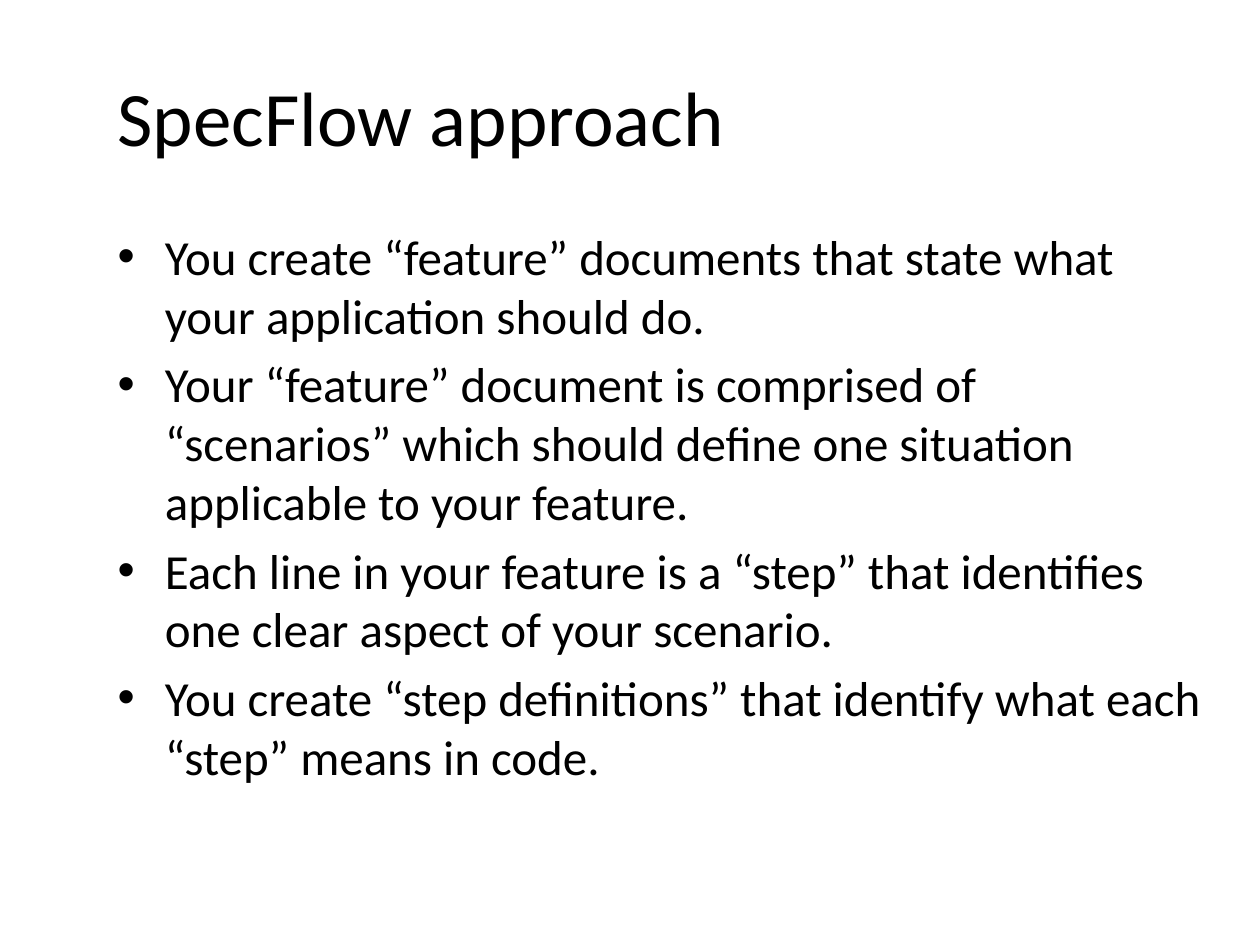
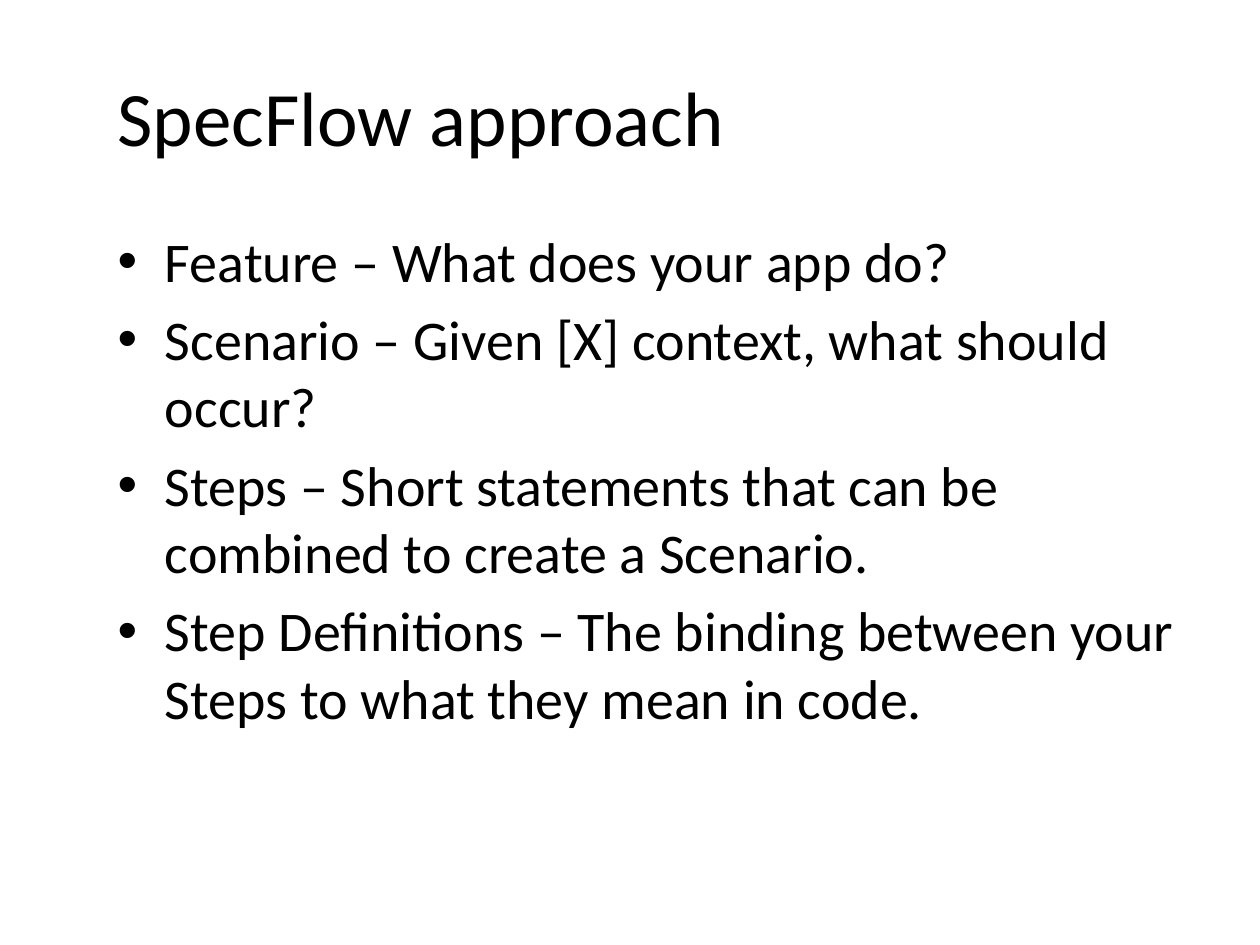
Before and after one commit to darrencauthon/SpecFlow-at-IowaCodeCamp, a slide deck: slide 6 of BDD and SpecFlow.pptx (slide 7 before the commit). Drawn at 1260x945 pixels with LibreOffice and Linux fonts; fonts in the diff are those of the drawing; background and template pictures are left out. Boxes give left, top, right and bottom in pixels: in the first picture for what was removed or moved away, otherwise in the second. Text is boxed around its words. In the diff, an @@ line names an element or a change of style, - is before the commit and + after.

Commit message:
New updates.

```diff
--- a/BDD and SpecFlow.pptx
+++ b/BDD and SpecFlow.pptx
@@ text at [165,243,1173,728]: text changed; size 28 to 32 pt @@
-• You create “feature” documents that state what your application should do.
-• Your “feature” document is comprised of “scenarios” which should define one situation applicable to your feature.
-• Each line in your feature is a “step” that identifies one clear aspect of your scenario.
-• You create “step definitions” that identify what each “step” means in code.
+• Feature – What does your app do?
+• Scenario – Given [X] context, what should occur?
+• Steps – Short statements that can be combined to create a Scenario.
+• Step Definitions – The binding between your Steps to what they mean in code.
```
Also in this commit, not shown: 6 other slides changed, 2 slides added, 5 slides removed.
